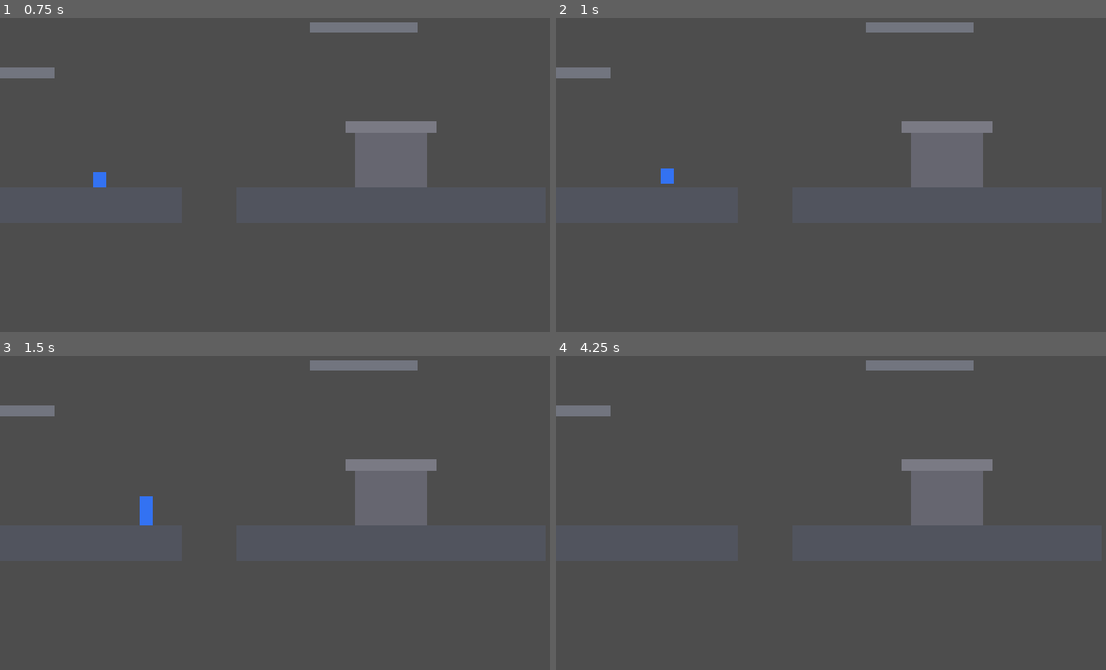
Above: before the commit, frames 1-4 (two rows, left to right).
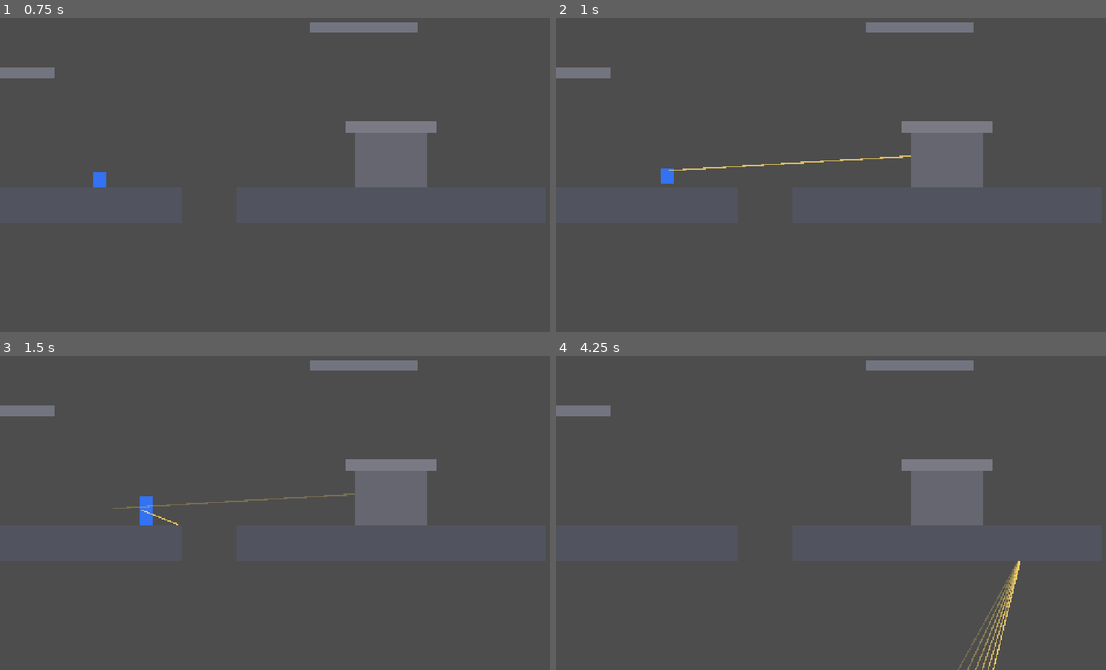
Above: after the commit, the same moments.

Repository: techafreshh/jetpack
Game: Godot game, scene res://scenes/match.tscn
The game is run twice, just before and just after one commit, with the same random seed, the same clock (stepped at 60 frames per second) and the same inputs. This scene is started directly instead of the project's main scene.
Inputs (mouse positions are in pixels of both pictures, inside the frame that each line leads up to):
- Up to frame 1 (0.75 s): tap Enter at 0.5 s; move the mouse to (418, 153) at 0.52 s; hold D (move_right) from 0.53 s (still down); hold S (crouch) from 0.53 s (still down)
- Up to frame 2 (1 s): keep holding D (move_right); keep holding S (crouch); tap W at 0.77 s; click (974, 153) at 0.8 s
- Up to frame 3 (1.5 s): keep holding D (move_right); move the mouse to (176, 522) at 1.27 s; release S (crouch) at 1.28 s; click (176, 522) at 1.35 s
- Up to frame 4 (4.25 s): tap W at 1.52, 3.02, 3.77 s; tap S (crouch) at 1.55, 3.05 s; move the mouse to (902, 434) at 2.02 s; release D (move_right) at 2.03 s; hold A (move_left) 2.03-2.78 s; hold S (crouch) 2.03-2.78 s; click (902, 434) at 2.3 s; move the mouse to (820, 572) at 2.77 s; hold D (move_right) from 2.78 s (still down); tap Space (fly) at 2.85 s; click (820, 572) at 2.92 s; move the mouse to (1023, 556) at 3.52 s; press the mouse at (1023, 556) at 3.53 s

Frame 1 is identical in both runs. In frame 2, 0.2% of the frame differs, in the area x 20-65%, y 43-49%; in frame 3, 0.2%; in frame 4, 0.5%, in the area x 73-85%, y 65-100%.

Commit message:
Hitscan prototype AR and target dummies (#5)
- scripts/weapons/hitscan.gd: 10 rps mouse-aim hitscan on physics tick,
  raycast damage via take_damage, per-shot fading Line2D tracer (0.9 s)
- scripts/dummy.gd + scenes/dummy.tscn: 100 HP StaticBody2D target with
  hp/is_dead, died + health_changed signals, white hit flash, corpse
  persists (collision cleared, never freed)
- scenes/projectile.tscn + scripts/projectile.gd: Phase-2 stub
- scenes/soldier.tscn: additive Weapon (hitscan) + Muzzle marker child
- project.godot: persisted fire action (left mouse button)
- tests/test_hitscan.gd: 10x12 kill, single died, flash, >=8 tracers

Diff:
--- a/jetpack/project.godot
+++ b/jetpack/project.godot
@@ -28,6 +28,7 @@
 move_right={"deadzone": 0.2, "events": [Object(InputEventKey,"resource_local_to_scene":false,"resource_name":"","device …(526 unchanged characters)…
 crouch={"deadzone": 0.2, "events": [Object(InputEventKey,"resource_local_to_scene":false,"resource_name":"","device":-1 …(522 unchanged characters)…
 fly={"deadzone": 0.2, "events": [Object(InputEventKey,"resource_local_to_scene":false,"resource_name":"","device":-1,"w …(819 unchanged characters)…
+fire={"deadzone": 0.2, "events": [Object(InputEventMouseButton,"resource_local_to_scene":false,"resource_name":"","device":-1,"window_id":0,"alt_pressed":false,"shift_pressed":false,"ctrl_pressed":false,"meta_pressed":false,"button_mask":0,"position":Vector2(0, 0),"global_position":Vector2(0, 0),"factor":1.0,"button_index":1,"canceled":false,"pressed":false,"double_click":false,"script":null)]}
 
 [physics]
 
--- /dev/null
+++ b/jetpack/scenes/dummy.tscn
@@ -0,0 +1,18 @@
+[gd_scene load_steps=3 format=3]
+
+[ext_resource type="Script" path="res://scripts/dummy.gd" id="1"]
+
+[sub_resource type="RectangleShape2D" id="RectangleShape2D_dummy"]
+size = Vector2(28, 64)
+
+[node name="Dummy" type="StaticBody2D"]
+script = ExtResource("1")
+
+[node name="CollisionShape2D" type="CollisionShape2D" parent="."]
+position = Vector2(0, -32)
+shape = SubResource("RectangleShape2D_dummy")
+
+[node name="Visual" type="Polygon2D" parent="."]
+position = Vector2(0, -32)
+color = Color(1, 0.55, 0.15, 1)
+polygon = PackedVector2Array(-14, -32, 14, -32, 14, 32, -14, 32)
--- /dev/null
+++ b/jetpack/scenes/projectile.tscn
@@ -0,0 +1,6 @@
+[gd_scene load_steps=2 format=3]
+
+[ext_resource type="Script" path="res://scripts/projectile.gd" id="1"]
+
+[node name="Projectile" type="Node2D"]
+script = ExtResource("1")
--- a/jetpack/scenes/soldier.tscn
+++ b/jetpack/scenes/soldier.tscn
@@ -1,6 +1,7 @@
-[gd_scene load_steps=3 format=3]
+[gd_scene load_steps=4 format=3]
 
 [ext_resource type="Script" path="res://scripts/soldier.gd" id="1"]
+[ext_resource type="Script" path="res://scripts/weapons/hitscan.gd" id="2"]
 
 [sub_resource type="RectangleShape2D" id="RectangleShape2D_body"]
 size = Vector2(28, 64)
@@ -21,3 +22,9 @@
 position = Vector2(0, -32)
 color = Color(0.2, 0.45, 0.95, 1)
 polygon = PackedVector2Array(-14, -32, 14, -32, 14, 32, -14, 32)
+
+[node name="Weapon" type="Node2D" parent="."]
+script = ExtResource("2")
+
+[node name="Muzzle" type="Marker2D" parent="Weapon"]
+position = Vector2(20, -32)
--- /dev/null
+++ b/jetpack/scripts/dummy.gd
@@ -0,0 +1,53 @@
+extends StaticBody2D
+## Target dummy: measurable shoot target with HP reporting, a white hit flash,
+## and a one-shot death signal. Corpses persist (never freed) so post-death
+## reads and stray rays cannot crash.
+
+@export_group("Health")
+@export var max_hp := 100.0
+
+signal died
+signal health_changed(hp: float, max_hp: float)
+
+var hp: float = 100.0
+var is_dead := false
+var flash_t := 0.0
+
+var _base_color := Color(1.0, 0.55, 0.15, 1.0)
+
+@onready var _visual: Polygon2D = $Visual
+
+
+func _ready() -> void:
+	hp = max_hp
+	if _visual != null:
+		_base_color = _visual.color
+
+
+func _process(delta: float) -> void:
+	if flash_t <= 0.0:
+		return
+	flash_t -= delta
+	if flash_t <= 0.0 and not is_dead and _visual != null:
+		_visual.color = _base_color
+		_visual.modulate = Color.WHITE
+
+
+func take_damage(amount: float) -> void:
+	if is_dead:
+		return
+	hp = maxf(0.0, hp - amount)
+	health_changed.emit(hp, max_hp)
+	var visual := _visual if _visual != null else get_node_or_null("Visual") as Polygon2D
+	if visual != null:
+		visual.color = Color.WHITE
+		visual.modulate = Color.WHITE
+	flash_t = 0.1
+	if hp <= 0.0:
+		is_dead = true
+		# Let later rays pass through the corpse.
+		collision_layer = 0
+		collision_mask = 0
+		if visual != null:
+			visual.color = Color(0.45, 0.45, 0.48, 1.0)
+		died.emit()
--- /dev/null
+++ b/jetpack/scripts/projectile.gd
@@ -0,0 +1,3 @@
+extends Node2D
+## Reserved Phase-2 path for pellet/grenade projectiles. Stub only: never
+## instanced, never referenced; exists so the tracer scene has a sibling.
--- /dev/null
+++ b/jetpack/scripts/weapons/hitscan.gd
@@ -0,0 +1,80 @@
+extends Node2D
+## Prototype hitscan AR: mouse-aim raycast fired on the fixed physics tick at
+## 10 rps, duck-typed damage via take_damage, and one fading Line2D tracer per
+## shot for tuning read. Tunables mirror the soldier export style.
+
+@export_group("Weapon")
+@export var damage := 12.0
+@export var fire_rate := 10.0
+@export var range := 1200.0
+@export var tracer_lifetime := 0.9
+
+var _cooldown := 0.0
+
+@onready var _muzzle: Marker2D = $Muzzle
+
+
+func _ready() -> void:
+	_ensure_fire_action()
+
+
+func _physics_process(delta: float) -> void:
+	_cooldown -= delta
+	if Input.is_action_pressed("fire") and _cooldown <= 0.0:
+		_cooldown = 1.0 / fire_rate
+		_fire()
+
+
+func _fire() -> void:
+	var from := global_position
+	if _muzzle != null:
+		from = _muzzle.global_position
+	elif has_node("Muzzle"):
+		from = (get_node("Muzzle") as Marker2D).global_position
+	var to_mouse := get_global_mouse_position()
+	var dir := to_mouse - from
+	if dir.length() < 1.0:
+		dir = Vector2.RIGHT
+	else:
+		dir = dir.normalized()
+	var end := from + dir * range
+	var space := get_world_2d().direct_space_state
+	var query := PhysicsRayQueryParameters2D.create(from, end)
+	var parent := get_parent()
+	if parent is CollisionObject2D:
+		query.exclude = [(parent as CollisionObject2D).get_rid()]
+	var hit := space.intersect_ray(query)
+	if not hit.is_empty():
+		end = hit["position"]
+		var collider := hit.get("collider") as Object
+		if collider != null and collider.has_method("take_damage"):
+			collider.call("take_damage", damage)
+	_spawn_tracer(from, end)
+
+
+func _spawn_tracer(a: Vector2, b: Vector2) -> void:
+	var tracer := Line2D.new()
+	tracer.top_level = true
+	tracer.width = 3.0
+	tracer.default_color = Color(1.0, 0.85, 0.4, 1.0)
+	add_child(tracer)
+	tracer.global_position = Vector2.ZERO
+	tracer.add_point(a)
+	tracer.add_point(b)
+	var tween := tracer.create_tween()
+	tween.tween_property(tracer, "modulate:a", 0.0, tracer_lifetime)
+	tween.tween_callback(tracer.queue_free)
+
+
+func _ensure_fire_action() -> void:
+	if not InputMap.has_action("fire"):
+		InputMap.add_action("fire")
+	var exists := false
+	for ev in InputMap.action_get_events("fire"):
+		if ev is InputEventMouseButton and (ev as InputEventMouseButton).button_index == MOUSE_BUTTON_LEFT:
+			exists = true
+			break
+	if not exists:
+		var press := InputEventMouseButton.new()
+		press.button_index = MOUSE_BUTTON_LEFT
+		InputMap.action_add_event("fire", press)
--- /dev/null
+++ b/jetpack/tests/test_hitscan.gd
@@ -0,0 +1,87 @@
+extends SceneTree
+## Headless behavior tests for the hitscan prototype and target dummies:
+## 10x12 damage kills a 100 HP dummy, death signals once, hits flash, and a
+## 1 s hold leaves >=8 live Line2D tracers at tick 60.
+## Run: godot --headless --path jetpack --script res://tests/test_hitscan.gd
+
+var passed := 0
+var failed := 0
+
+
+func _initialize() -> void:
+	await run_tests()
+	print("Results: %d passed, %d failed" % [passed, failed])
+	quit(1 if failed > 0 else 0)
+
+
+func check(cond: bool, label: String) -> void:
+	if cond:
+		passed += 1
+	else:
+		failed += 1
+		push_error("FAIL " + label)
+
+
+func wait_physics(n: int) -> void:
+	for i in n:
+		await physics_frame
+
+
+func run_tests() -> void:
+	await process_frame
+
+	var dummy_packed := load("res://scenes/dummy.tscn") as PackedScene
+	check(dummy_packed != null, "dummy.tscn loads as PackedScene")
+	if dummy_packed == null:
+		return
+	var dummy := dummy_packed.instantiate() as StaticBody2D
+	check(dummy != null, "dummy.tscn instantiates StaticBody2D")
+	if dummy == null:
+		return
+	root.add_child(dummy)
+	await process_frame
+	await process_frame
+
+	# Kill contract: 10 shots at 12 dmg drop a 100 HP dummy, one died signal.
+	var died_count := [0]
+	dummy.connect("died", func() -> void: died_count[0] += 1)
+	check(float(dummy.get("hp")) > 0.0, "dummy starts alive (hp=%f)" % float(dummy.get("hp")))
+	for i in 10:
+		dummy.call("take_damage", 12.0)
+	check(float(dummy.get("hp")) <= 0.0, "10x12 dmg kills 100 HP dummy (hp=%f)" % float(dummy.get("hp")))
+	check(bool(dummy.get("is_dead")), "dummy is_dead after lethal damage")
+	check(died_count[0] == 1, "died emitted exactly once (got %d)" % died_count[0])
+	dummy.call("take_damage", 12.0)
+	check(bool(dummy.get("is_dead")), "post-death take_damage keeps is_dead")
+	check(died_count[0] == 1, "post-death take_damage emits no second died")
+	check(float(dummy.get("hp")) <= 0.0, "post-death hp stays <= 0")
+
+	# Flash contract: a fresh hit whitens the visual and arms flash_t.
+	var flash_dummy := dummy_packed.instantiate() as StaticBody2D
+	root.add_child(flash_dummy)
+	await process_frame
+	await process_frame
+	flash_dummy.call("take_damage", 10.0)
+	var visual := flash_dummy.get_node("Visual") as Polygon2D
+	check(float(flash_dummy.get("flash_t")) > 0.0, "hit arms flash_t (got %f)" % float(flash_dummy.get("flash_t")))
+	check(visual != null and (visual.modulate == Color.WHITE or visual.color == Color.WHITE), "hit whitens dummy visual")
+
+	# Tracer volume: hold fire 60 physics ticks, >=8 live Line2D at tick 60.
+	var soldier_packed := load("res://scenes/soldier.tscn") as PackedScene
+	check(soldier_packed != null, "soldier.tscn loads as PackedScene")
+	if soldier_packed == null:
+		return
+	var soldier := soldier_packed.instantiate() as CharacterBody2D
+	check(soldier != null, "soldier.tscn instantiates CharacterBody2D")
+	if soldier == null:
+		return
+	soldier.position = Vector2(0, -200)
+	root.add_child(soldier)
+	await process_frame
+	await process_frame
+	check(soldier.get_node_or_null("Weapon") != null, "soldier has Weapon child")
+	Input.action_press("fire")
+	await wait_physics(60)
+	var tracers := root.find_children("*", "Line2D", true, false)
+	check(tracers.size() >= 8, "1 s hold leaves >=8 live tracers (got %d)" % tracers.size())
+	Input.action_release("fire")
Not shown, added: jetpack/scripts/dummy.gd.uid
Not shown, added: jetpack/scripts/projectile.gd.uid
Not shown, added: jetpack/scripts/weapons/hitscan.gd.uid
Not shown, added: jetpack/tests/test_hitscan.gd.uid
